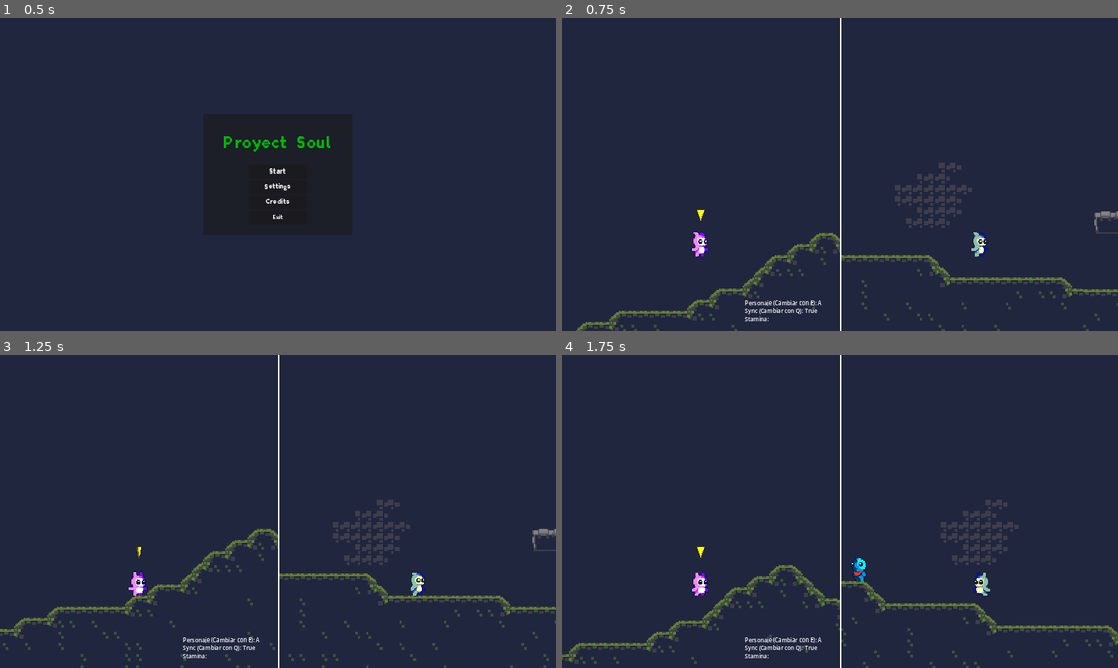
Above: before the commit, frames 1-4 (two rows, left to right).
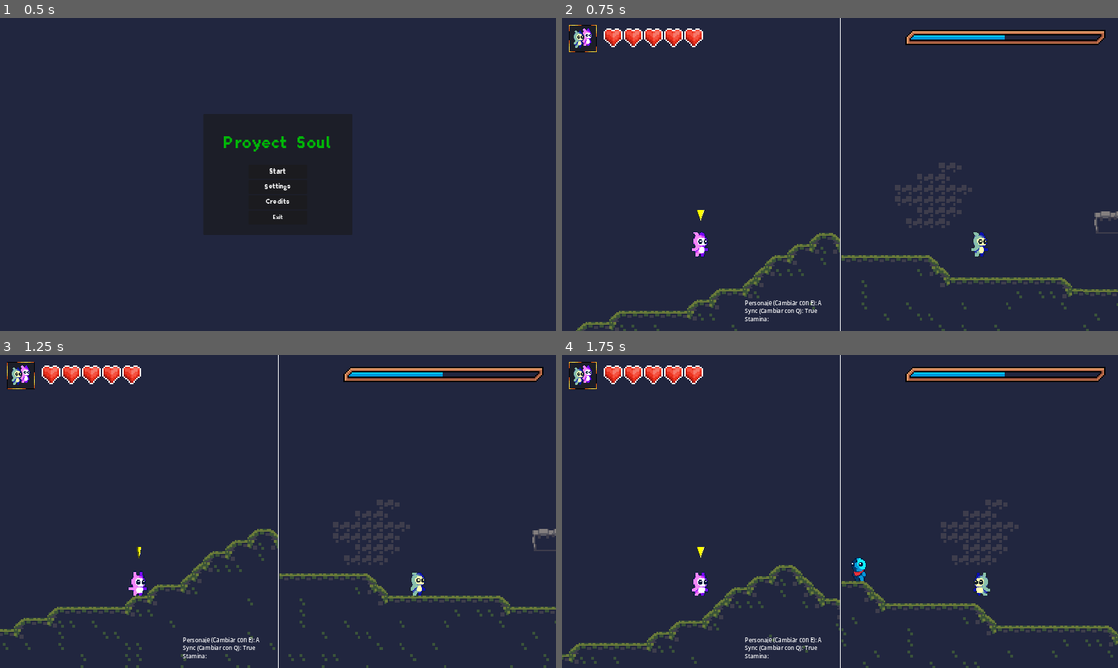
Above: after the commit, the same moments.

Repository: diego5714/ProyectoSoul
Game: Godot game, scene res://UI/MainMenu.tscn
Same seed, same stepped clock (60 frames per second), same inputs: the game is played once before the commit and once after it.
Inputs:
- Up to frame 1 (0.5 s): no input
- Up to frame 2 (0.75 s): click "Start" at 0.5 s
- Up to frame 3 (1.25 s): no input
- Up to frame 4 (1.75 s): hold D (derecha) from 1.28 s (still down); tap Q (desync) at 1.35 s; tap Space (saltar) at 1.52 s

Frame 1 is identical in both runs. In frame 2, 2.6% of the frame differs, in the area x 1-98%, y 0-100%; in frame 3, 2.6%; in frame 4, 2.6%.

Commit message:
Version inicial del HUD

Diff:
--- /dev/null
+++ b/Resources/BarraStamina.tres
@@ -0,0 +1,7 @@
+[gd_resource type="AtlasTexture" load_steps=2 format=3 uid="uid://dspdils22s7ew"]
+
+[ext_resource type="Texture2D" uid="uid://8c0fxiwp344i" path="res://Assets/UI/BarraStamina.png" id="1_80hbr"]
+
+[resource]
+atlas = ExtResource("1_80hbr")
+region = Rect2(0, 0, 144, 11)
--- /dev/null
+++ b/Resources/FullHeart.tres
@@ -0,0 +1,7 @@
+[gd_resource type="AtlasTexture" load_steps=2 format=3 uid="uid://dk4l2qwdqvq43"]
+
+[ext_resource type="Texture2D" uid="uid://d4b3u2v85xvie" path="res://Assets/UI/00.png" id="1_ngstv"]
+
+[resource]
+atlas = ExtResource("1_ngstv")
+region = Rect2(114, 114, 12, 12)
--- /dev/null
+++ b/Resources/ShaderPlayerB.tres
@@ -0,0 +1,6 @@
+[gd_resource type="ShaderMaterial" load_steps=2 format=3 uid="uid://cnrfqrbvcq2lk"]
+
+[ext_resource type="Shader" path="res://scenes/inverted.gdshader" id="1_yywua"]
+
+[resource]
+shader = ExtResource("1_yywua")
--- a/Scripts/PlayerController.gd
+++ b/Scripts/PlayerController.gd
@@ -50,7 +50,6 @@
 			Jump += 1
 
 		chocando = ColisionPared(PlayerA) or ColisionPared(PlayerB)
-		print(chocando)
 
 		if Selected_A:
 			PlayerA.parent_input = move_input
--- /dev/null
+++ b/scenes/hud.tscn
@@ -0,0 +1,154 @@
+[gd_scene load_steps=12 format=3 uid="uid://cxx6sy2jmpu80"]
+
+[ext_resource type="Texture2D" uid="uid://dk4l2qwdqvq43" path="res://Resources/FullHeart.tres" id="1_sr1g2"]
+[ext_resource type="Texture2D" uid="uid://drmod4no1v8f1" path="res://Assets/1 Pink_Monster/Pink_Monster.png" id="1_tdyqj"]
+[ext_resource type="Material" uid="uid://cnrfqrbvcq2lk" path="res://Resources/ShaderPlayerB.tres" id="2_maqwr"]
+[ext_resource type="Texture2D" uid="uid://bag08pvbcwuci" path="res://Assets/UI/02.png" id="3_i62vy"]
+[ext_resource type="Texture2D" uid="uid://dspdils22s7ew" path="res://Resources/BarraStamina.tres" id="5_bkyx2"]
+[ext_resource type="Texture2D" uid="uid://6wynnebyb5mq" path="res://Assets/UI/BarraStamina.png" id="6_qh55g"]
+
+[sub_resource type="AtlasTexture" id="AtlasTexture_xyaa3"]
+atlas = ExtResource("3_i62vy")
+region = Rect2(160, 48, 32, 32)
+
+[sub_resource type="Animation" id="Animation_qsuwt"]
+resource_name = "Box"
+length = 1.0
+loop_mode = 1
+step = 0.125
+tracks/0/type = "value"
+tracks/0/imported = false
+tracks/0/enabled = true
+tracks/0/path = NodePath("TextureRect:texture:region")
+tracks/0/interp = 1
+tracks/0/loop_wrap = true
+tracks/0/keys = {
+"times": PackedFloat32Array(0, 0.25, 0.5, 0.75, 1),
+"transitions": PackedFloat32Array(1, 1, 1, 1, 1),
+"update": 1,
+"values": [Rect2(128, 48, 32, 32), Rect2(160, 48, 32, 32), Rect2(192, 48, 32, 32), Rect2(224, 48, 32, 32), Rect2(128, 48, 32, 32)]
+}
+
+[sub_resource type="Animation" id="Animation_qntko"]
+length = 0.001
+tracks/0/type = "value"
+tracks/0/imported = false
+tracks/0/enabled = true
+tracks/0/path = NodePath("TextureRect:texture:region")
+tracks/0/interp = 1
+tracks/0/loop_wrap = true
+tracks/0/keys = {
+"times": PackedFloat32Array(0),
+"transitions": PackedFloat32Array(1),
+"update": 0,
+"values": [Rect2(160, 48, 32, 32)]
+}
+
+[sub_resource type="AnimationLibrary" id="AnimationLibrary_rjbnq"]
+_data = {
+"Box": SubResource("Animation_qsuwt"),
+"RESET": SubResource("Animation_qntko")
+}
+
+[sub_resource type="AtlasTexture" id="AtlasTexture_p3bn0"]
+atlas = ExtResource("6_qh55g")
+region = Rect2(0, 12, 137, 5)
+
+[node name="HUD" type="Control"]
+layout_mode = 3
+anchors_preset = 15
+anchor_right = 1.0
+anchor_bottom = 1.0
+grow_horizontal = 2
+grow_vertical = 2
+
+[node name="Personajes" type="Panel" parent="."]
+custom_minimum_size = Vector2(20, 20)
+layout_mode = 1
+anchors_preset = -1
+offset_left = 20.0
+offset_top = 20.0
+offset_right = 100.0
+offset_bottom = 100.0
+
+[node name="CharacterA" type="TextureRect" parent="Personajes"]
+custom_minimum_size = Vector2(60, 60)
+layout_mode = 2
+offset_left = 23.0
+offset_top = 1.0
+offset_right = 83.0
+offset_bottom = 61.0
+texture = ExtResource("1_tdyqj")
+expand_mode = 3
+
+[node name="CharacterB" type="TextureRect" parent="Personajes"]
+material = ExtResource("2_maqwr")
+layout_mode = 2
+offset_left = -1.0
+offset_top = 6.0
+offset_right = 59.0
+offset_bottom = 66.0
+texture = ExtResource("1_tdyqj")
+expand_mode = 2
+
+[node name="TextureRect" type="TextureRect" parent="Personajes"]
+layout_mode = 0
+offset_right = 81.0
+offset_bottom = 79.0
+texture = SubResource("AtlasTexture_xyaa3")
+
+[node name="AnimationPlayer" type="AnimationPlayer" parent="Personajes"]
+autoplay = "Box"
+libraries = {
+"": SubResource("AnimationLibrary_rjbnq")
+}
+
+[node name="Vida" type="HBoxContainer" parent="."]
+custom_minimum_size = Vector2(100, 50)
+layout_mode = 1
+anchors_preset = -1
+offset_left = 120.0
+offset_top = 30.0
+offset_right = 368.0
+offset_bottom = 84.0
+
+[node name="Corazon1" type="TextureRect" parent="Vida"]
+layout_mode = 2
+texture = ExtResource("1_sr1g2")
+expand_mode = 3
+
+[node name="Corazon2" type="TextureRect" parent="Vida"]
+layout_mode = 2
+texture = ExtResource("1_sr1g2")
+expand_mode = 3
+
+[node name="Corazon3" type="TextureRect" parent="Vida"]
+layout_mode = 2
+texture = ExtResource("1_sr1g2")
+expand_mode = 3
+
+[node name="Corazon4" type="TextureRect" parent="Vida"]
+layout_mode = 2
+texture = ExtResource("1_sr1g2")
+expand_mode = 3
+
+[node name="Corazon5" type="TextureRect" parent="Vida"]
+layout_mode = 2
+texture = ExtResource("1_sr1g2")
+expand_mode = 3
+
+[node name="StaminaBar" type="TextureProgressBar" parent="."]
+layout_mode = 1
+anchors_preset = -1
+anchor_left = 1.0
+anchor_right = 1.0
+offset_left = -611.0
+offset_top = 34.0
+offset_right = -467.0
+offset_bottom = 45.0
+grow_horizontal = 0
+scale = Vector2(4, 4)
+value = 50.0
+texture_under = ExtResource("5_bkyx2")
+texture_progress = SubResource("AtlasTexture_p3bn0")
+texture_progress_offset = Vector2(3, 3)
--- a/scenes/main.tscn
+++ b/scenes/main.tscn
@@ -1,9 +1,10 @@
-[gd_scene load_steps=5 format=3 uid="uid://e8o32vbggt7t"]
+[gd_scene load_steps=6 format=3 uid="uid://e8o32vbggt7t"]
 
 [ext_resource type="Script" path="res://Scripts/SplitCamera.gd" id="1_kkymt"]
 [ext_resource type="PackedScene" uid="uid://1nujm1uwpxkf" path="res://scenes/Nivel1.tscn" id="3_3whk7"]
 [ext_resource type="PackedScene" uid="uid://copbhb22dbop5" path="res://scenes/parallax_background.tscn" id="3_nk3f6"]
 [ext_resource type="PackedScene" uid="uid://ci7e2g4xr5ura" path="res://UI/Pause_menu.tscn" id="4_dhhef"]
+[ext_resource type="PackedScene" uid="uid://cxx6sy2jmpu80" path="res://scenes/hud.tscn" id="5_g7dpv"]
 
 [node name="Base" type="Node"]
 script = ExtResource("1_kkymt")
@@ -11,12 +12,16 @@
 
 [node name="ColorRect" type="ColorRect" parent="."]
 offset_left = 800.0
-offset_right = 830.0
-offset_bottom = 900.0
+offset_right = 802.0
+offset_bottom = 2000.0
 
 [node name="HBoxContainer" type="HBoxContainer" parent="."]
-offset_right = 40.0
-offset_bottom = 40.0
+anchors_preset = 15
+anchor_right = 1.0
+anchor_bottom = 1.0
+offset_right = 5.0
+grow_horizontal = 2
+grow_vertical = 2
 theme_override_constants/separation = 5
 alignment = 1
 
@@ -27,6 +32,7 @@
 unique_name_in_owner = true
 disable_3d = true
 handle_input_locally = false
+msaa_2d = 1
 canvas_item_default_texture_filter = 0
 size = Vector2i(800, 900)
 render_target_update_mode = 4
@@ -77,3 +83,5 @@
 offset_right = 608.0
 offset_bottom = 833.0
 text = "Personaje:"
+
+[node name="HUD" parent="." instance=ExtResource("5_g7dpv")]
--- a/scenes/player_b.tscn
+++ b/scenes/player_b.tscn
@@ -1,10 +1,7 @@
-[gd_scene load_steps=4 format=3 uid="uid://bykfomyutabas"]
+[gd_scene load_steps=3 format=3 uid="uid://bykfomyutabas"]
 
 [ext_resource type="PackedScene" uid="uid://bidfeohiuisop" path="res://scenes/player_a.tscn" id="1_svn00"]
-[ext_resource type="Shader" path="res://scenes/inverted.gdshader" id="2_xaemn"]
-
-[sub_resource type="ShaderMaterial" id="ShaderMaterial_aoedy"]
-shader = ExtResource("2_xaemn")
+[ext_resource type="Material" uid="uid://cnrfqrbvcq2lk" path="res://Resources/ShaderPlayerB.tres" id="2_xj6a7"]
 
 [node name="PlayerB" instance=ExtResource("1_svn00")]
 
@@ -13,7 +10,7 @@
 text = "Player B"
 
 [node name="Sprite2D" parent="Pivote" index="0"]
-material = SubResource("ShaderMaterial_aoedy")
+material = ExtResource("2_xj6a7")
 
 [node name="Cursor" parent="." index="5"]
 visible = false
Binary file added: Assets/UI/BarraStamina.png
Not shown, added: Assets/UI/BarraStamina.png.import
